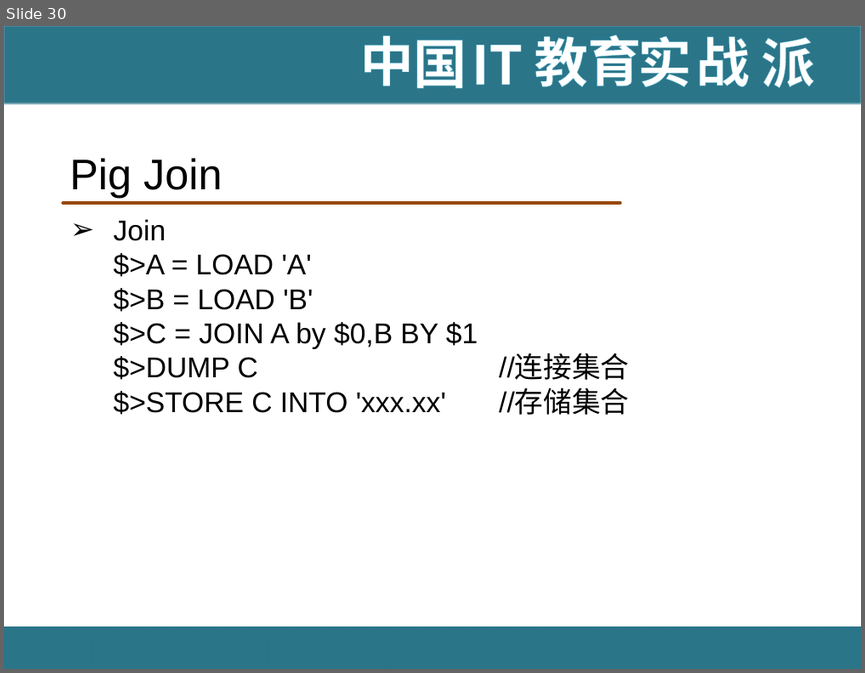
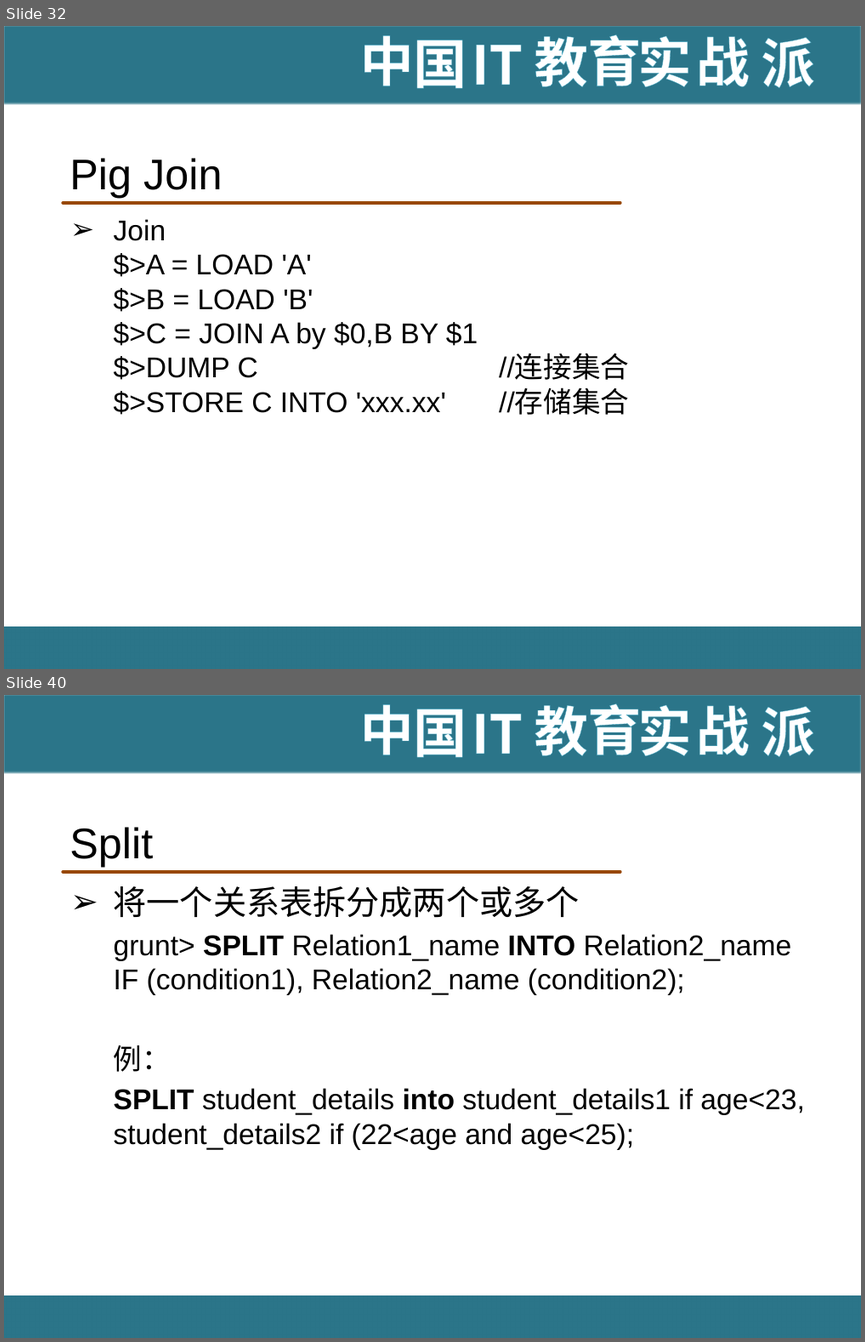
Before and after one commit to hanningxiao/BigData, a slide deck: [IT18掌www.it18zhang.com]Pig.pptx. Shown one above the other, each under a label of ours: slide 30 before the commit, slides 32 and 40 after it; the slides between them are not shown. The pictures are 865x673 and 865x1342 pixels, drawn with LibreOffice and Linux fonts; fonts in the diff are those of the drawing; background and template pictures are left out. Boxes give left, top, right and bottom in pixels: in the first picture for what was removed or moved away, otherwise in the second. Text is boxed around its words. In the diff, an @@ line names an element or a change of style, - is before the commit and + after.

```diff
--- a/[IT18掌www.it18zhang.com]Pig.pptx
+++ b/[IT18掌www.it18zhang.com]Pig.pptx
@@ slide 40 added at box(4, 695, 861, 1338), background #FFFFFF; not listed: 11 template elements that a slide beside it also shows @@
@@ title added at box(69, 827, 153, 867), 36 pt, text #000000 @@
+Split
@@ text added at box(114, 886, 804, 1150), 24 pt, text #000000 @@
+➢ 将一个关系表拆分成两个或多个
+  grunt> SPLIT Relation1_name INTO Relation2_name IF (condition1), Relation2_name (condition2);
+  例：
+  SPLIT student_details into student_details1 if age<23, student_details2 if (22<age and age<25);
@@ what was slide 30 is now slide 32 @@
```
Also in this commit, not shown: 3 slides changed, 26 other slides added, 4 slides removed, 1 other file.
